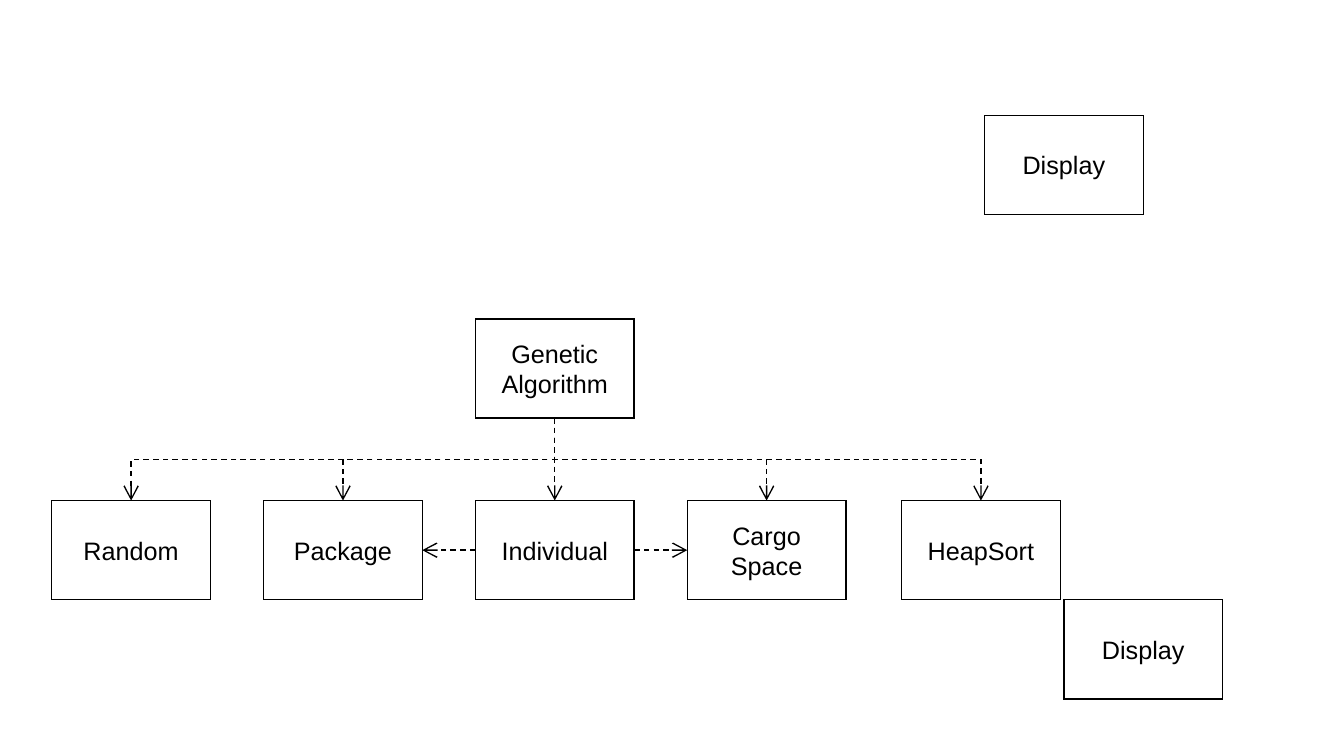
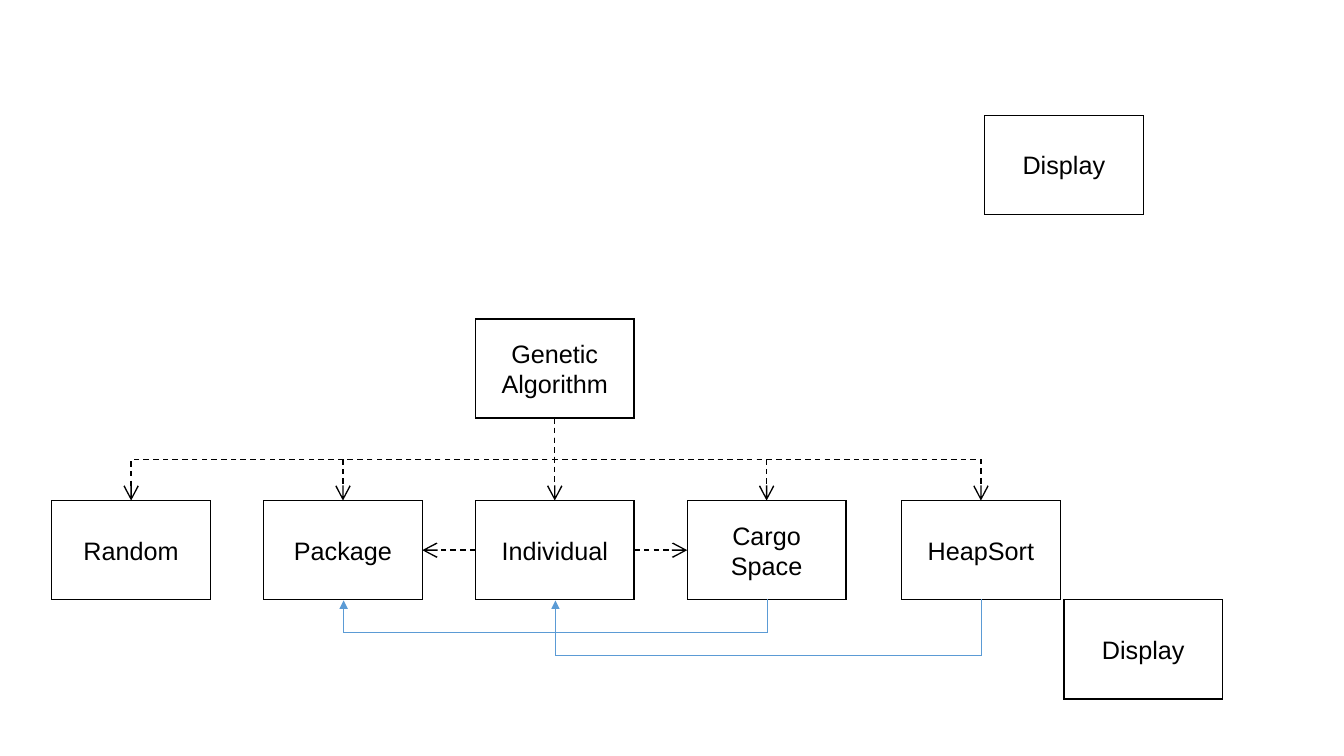
Before and after one commit to swengeler/PP3, a slide deck: slide 1 of Genetic Algorithm Autom Pack/Diagrams.pptx. Drawn at 1344x756 pixels with LibreOffice and Linux fonts; fonts in the diff are those of the drawing. Boxes give left, top, right and bottom in pixels: in the first picture for what was removed or moved away, otherwise in the second. Text is boxed around its words. In the diff, an @@ line names an element or a change of style, - is before the commit and + after.

```diff
--- a/Genetic Algorithm Autom Pack/Diagrams.pptx
+++ b/Genetic Algorithm Autom Pack/Diagrams.pptx
@@ elbow arrow added from (767, 599) to (344, 601), #5B9BD5 0.5 pt @@
@@ elbow arrow added from (982, 599) to (556, 601), #5B9BD5 0.5 pt @@
```
Also in this commit, not shown: 5 other files.
